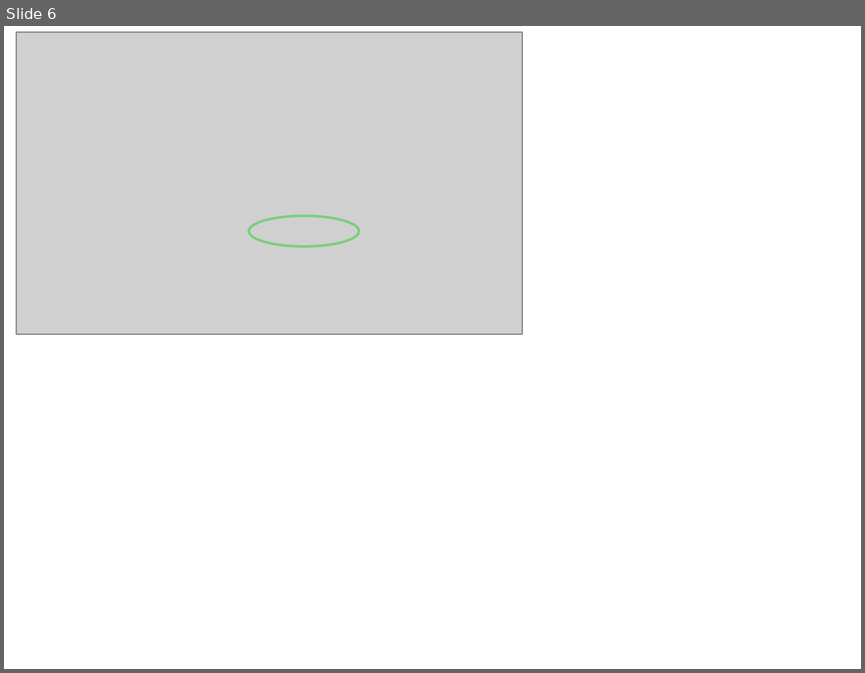
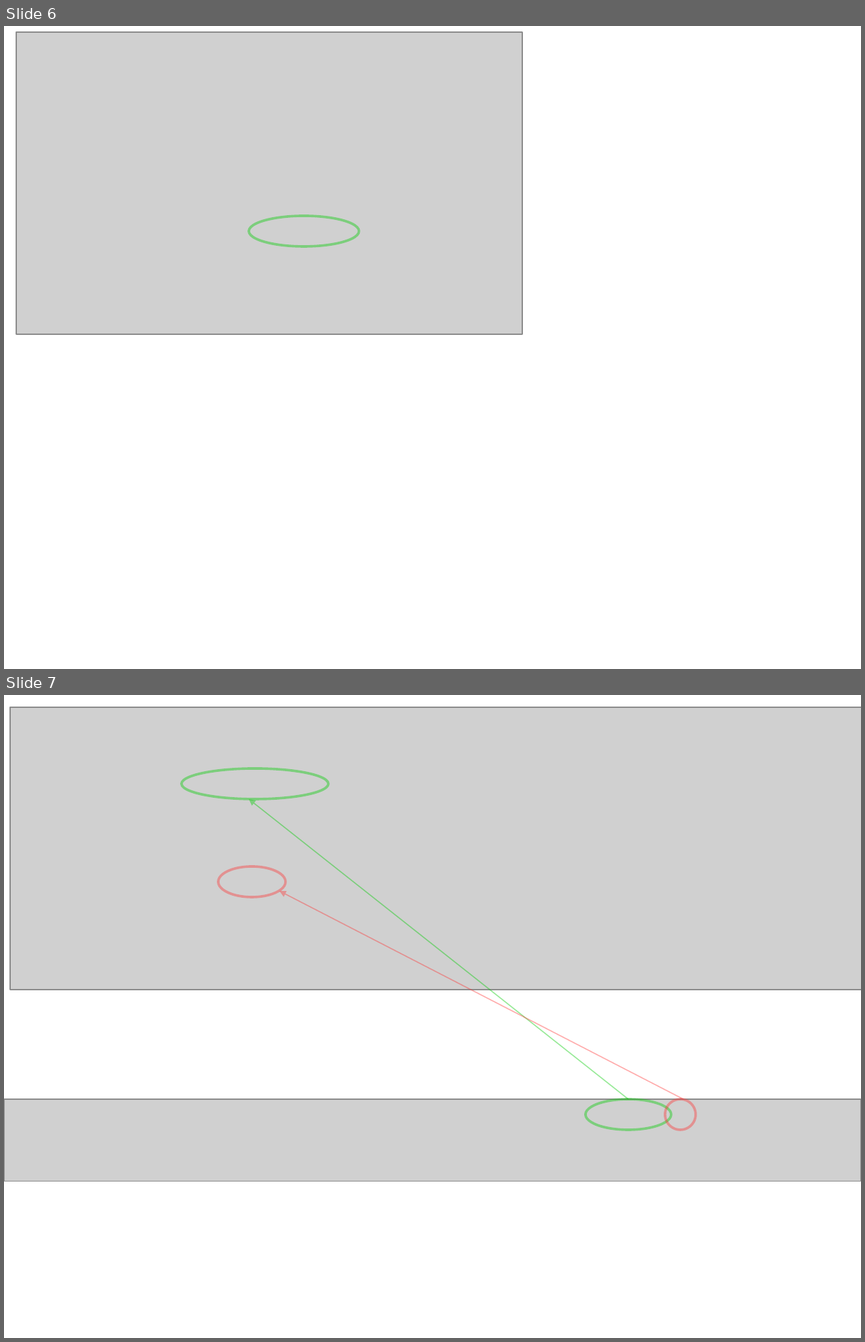
Before and after one commit to hsdenx/tbot, a slide deck: doc/sphinx/source/presentations/guide_presentation.odp. Shown one above the other, each under a label of ours: slide 6 before the commit, slides 6 and 7 after it. The pictures are 865x673 and 865x1342 pixels, drawn with LibreOffice and Linux fonts; fonts in the diff are those of the drawing; grey boxes stand for pictures. Boxes give left, top, right and bottom in pixels: in the first picture for what was removed or moved away, otherwise in the second. Text is boxed around its words. In the diff, an @@ line names an element or a change of style, - is before the commit and + after.

```diff
--- a/doc/sphinx/source/presentations/guide_presentation.odp
+++ b/doc/sphinx/source/presentations/guide_presentation.odp
@@ slide 7 added at [4, 695, 861, 1338], background #FFFFFF @@
@@ picture added at [10, 707, 861, 989] @@
@@ ellipse added at [181, 768, 328, 798], outline #00CC00 2.3 pt @@
@@ arrow added from (628, 1100) to (249, 799), #00CC00 0 pt @@
@@ ellipse added at [219, 866, 286, 896], outline #FF3333 2.3 pt @@
@@ arrow added from (683, 1100) to (279, 891), #FF3333 0 pt @@
@@ picture added at [4, 1100, 861, 1181] @@
@@ ellipse added at [585, 1100, 671, 1130], outline #00CC00 2.3 pt @@
@@ ellipse added at [665, 1100, 695, 1130], outline #FF3333 2.3 pt @@
```
Also in this commit, not shown: 5 other files.
